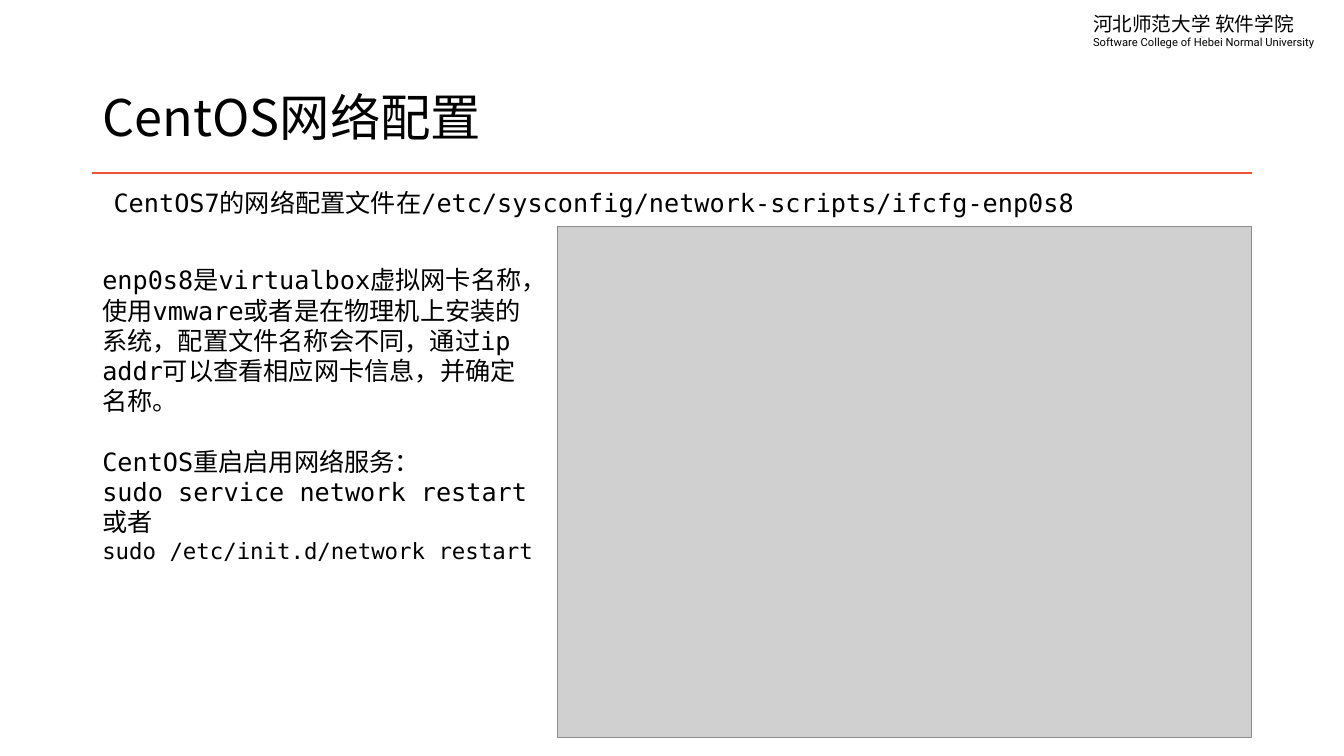
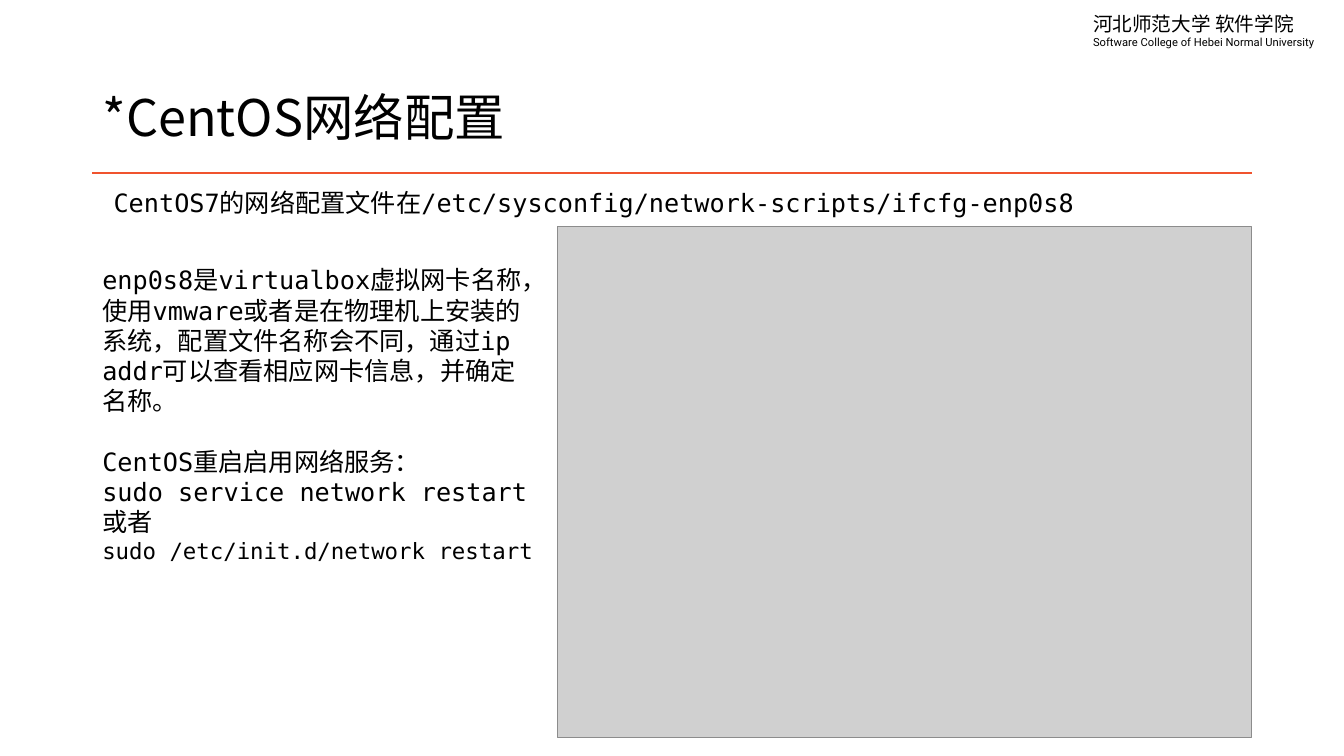
Before and after one commit to edu2act/course-linux-system, a slide deck: slide 11 of materials/slides/ch10-network.pptx. Drawn at 1344x756 pixels with LibreOffice and Linux fonts; fonts in the diff are those of the drawing; grey boxes stand for pictures. Boxes give left, top, right and bottom in pixels: in the first picture for what was removed or moved away, otherwise in the second. Text is boxed around its words. In the diff, an @@ line names an element or a change of style, - is before the commit and + after.

```diff
--- a/materials/slides/ch10-network.pptx
+++ b/materials/slides/ch10-network.pptx
@@ title at (x1=102, y1=93, x2=504, y2=140): text changed @@
-CentOS网络配置
+*CentOS网络配置
```
Also in this commit, not shown: 3 other slides changed, 9 other files.
